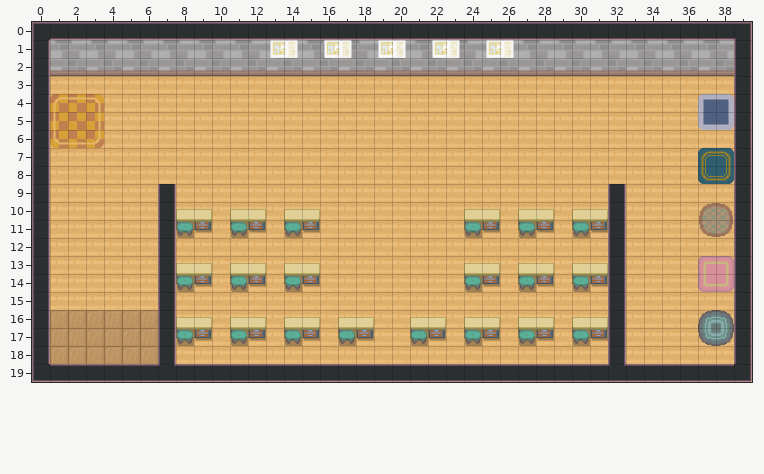
Tiled map (JSON), stored at room5.tmj. The first picture shows the starting point.
Cells are 32x32 px. Shown: x 0..39, y 0..19. Tiles whose own drawing changed are shown in their newer look in all pictures.
Once edited:
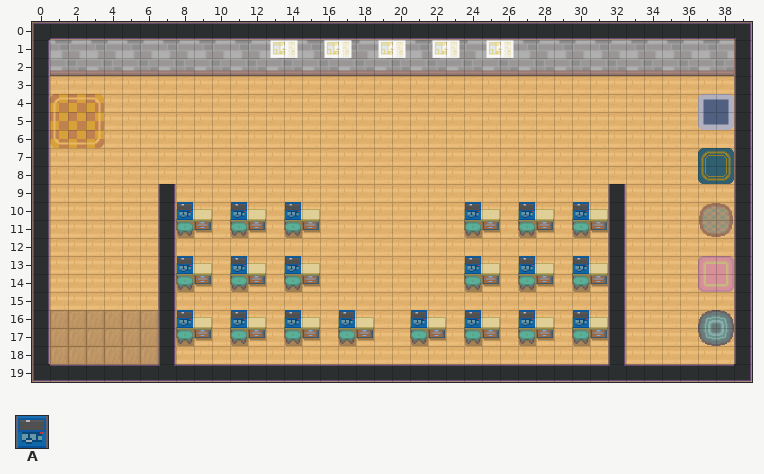
Key: from "pokemon_indoor_4thGen_partOne": A 1613.
_ is an empty cell.
Log entry: added furniture and furni- ture collisions for all rooms
From old to new:
Layer "BuildStuff/furnitureOverlay":
Tile A now appears in row 10 at x 8, 11, 14, 24, 27 and 30; in row 13 at x 8, 11, 14, 24, 27 and 30; in row 16 at x 8, 11, 14, 17, 21, 24, 27 and 30.
